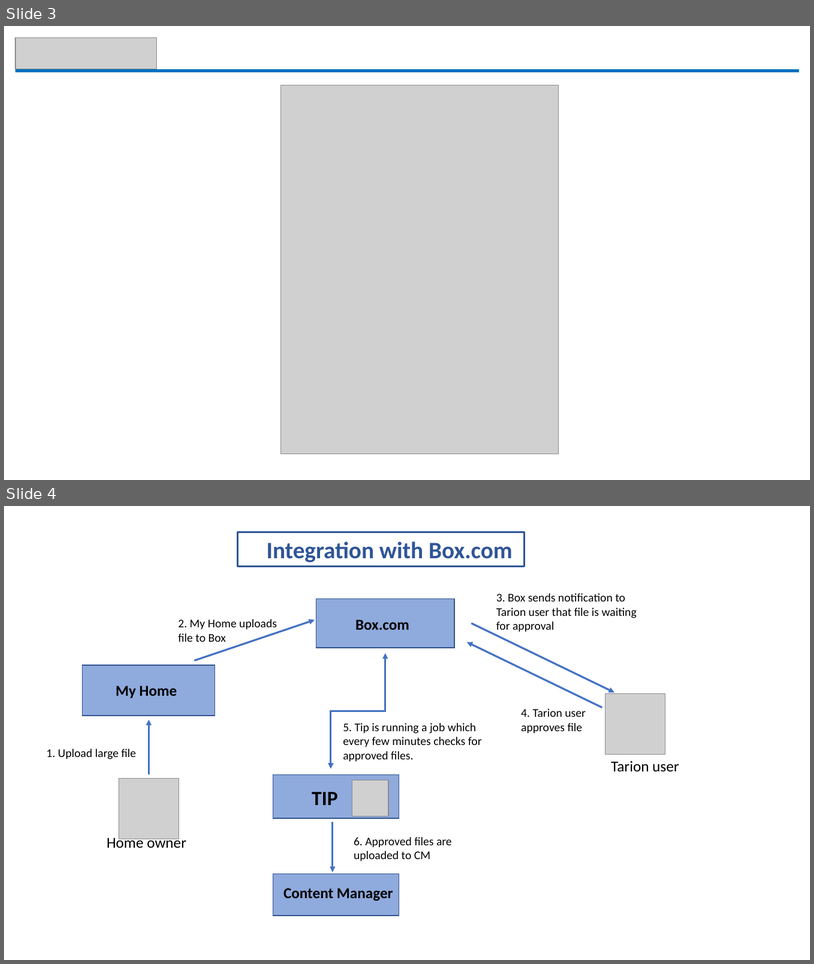
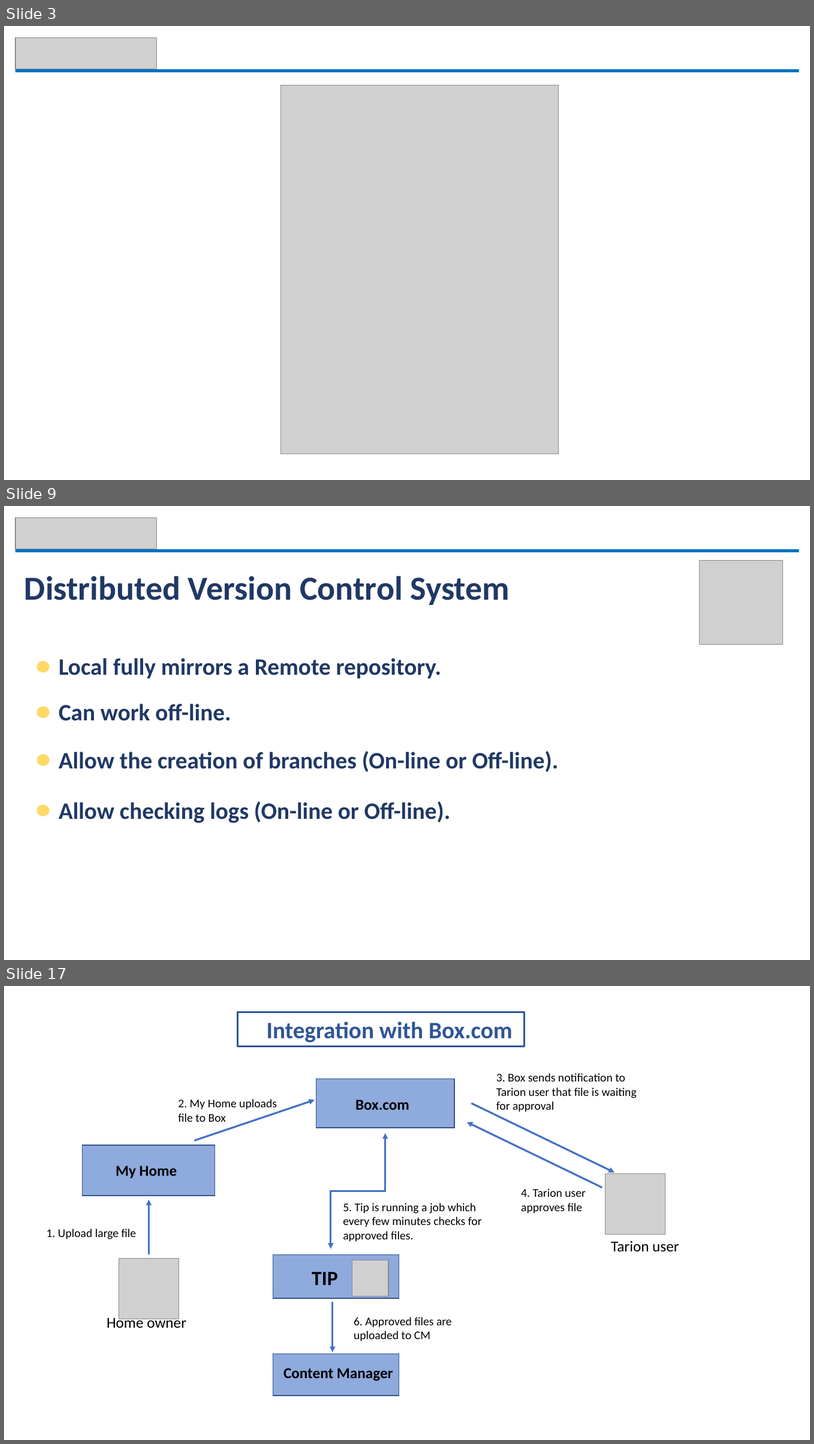
Before and after one commit to alanhummel/ISTeamUpdate, a slide deck: IS Team Updates - November 22.pptx. Shown one above the other, each under a label of ours: slides 3 and 4 before the commit, slides 3, 9 and 17 after it; the slides between them are not shown. The pictures are 814x964 and 814x1444 pixels, drawn with LibreOffice and Linux fonts; fonts in the diff are those of the drawing; grey boxes stand for pictures. Boxes give left, top, right and bottom in pixels: in the first picture for what was removed or moved away, otherwise in the second. Text is boxed around its words. In the diff, an @@ line names an element or a change of style, - is before the commit and + after.

```diff
--- a/IS Team Updates - November 22.pptx
+++ b/IS Team Updates - November 22.pptx
@@ slide 9 added at (x1=4, y1=506, x2=810, y2=960), background #FFFFFF @@
@@ picture added at (x1=15, y1=517, x2=156, y2=549) @@
@@ rectangle added at (x1=15, y1=550, x2=800, y2=553), fill #0070C0 @@
@@ text added at (x1=24, y1=576, x2=510, y2=605), 40 pt, text #203864, bold @@
+Distributed Version Control System
@@ picture added at (x1=699, y1=561, x2=783, y2=644) @@
@@ ellipse added at (x1=36, y1=661, x2=50, y2=672), fill #FFD966 @@
@@ text added at (x1=59, y1=658, x2=441, y2=678), 28 pt, text #203864, bold @@
+Local fully mirrors a Remote repository.
@@ text added at (x1=59, y1=703, x2=231, y2=721), 28 pt, text #203864, bold @@
+Can work off-line.
@@ ellipse added at (x1=36, y1=706, x2=50, y2=718), fill #FFD966 @@
@@ ellipse added at (x1=36, y1=754, x2=50, y2=766), fill #FFD966 @@
@@ text added at (x1=59, y1=751, x2=559, y2=772), 28 pt, text #203864, bold @@
+Allow the creation of branches (On-line or Off-line).
@@ ellipse added at (x1=36, y1=805, x2=50, y2=816), fill #FFD966 @@
@@ text added at (x1=59, y1=801, x2=451, y2=823), 28 pt, text #203864, bold @@
+Allow checking logs (On-line or Off-line).
@@ what was slide 4 is now slide 17 @@
```
Also in this commit, not shown: 1 slide changed, 12 other slides added, 1 other file.
